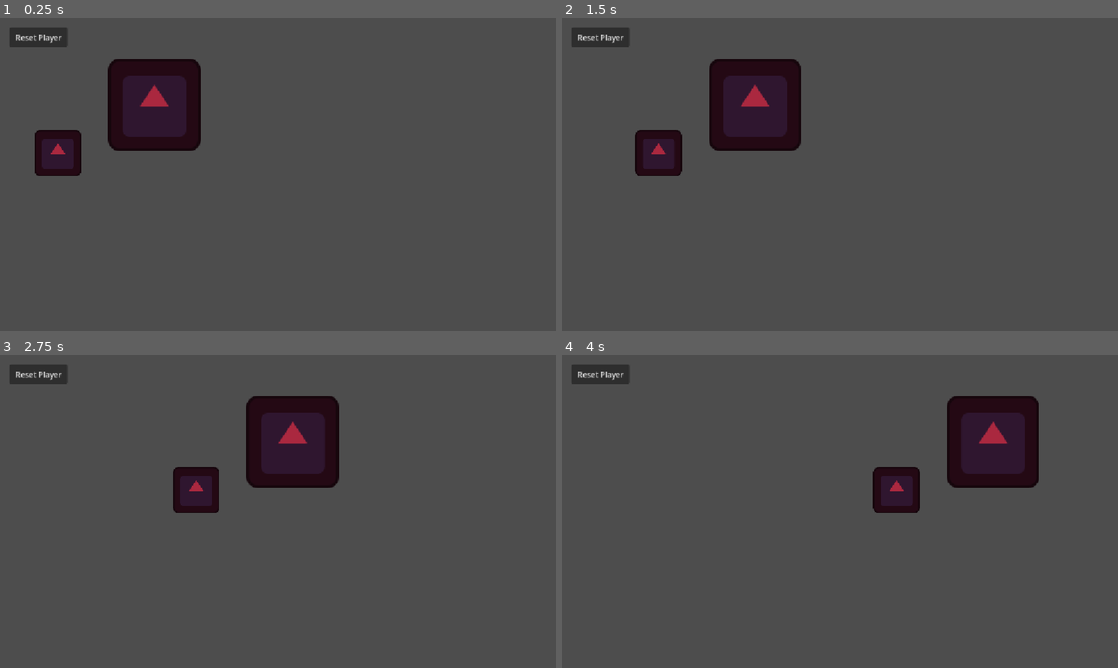
Above: before the commit, frames 1-4 (two rows, left to right).
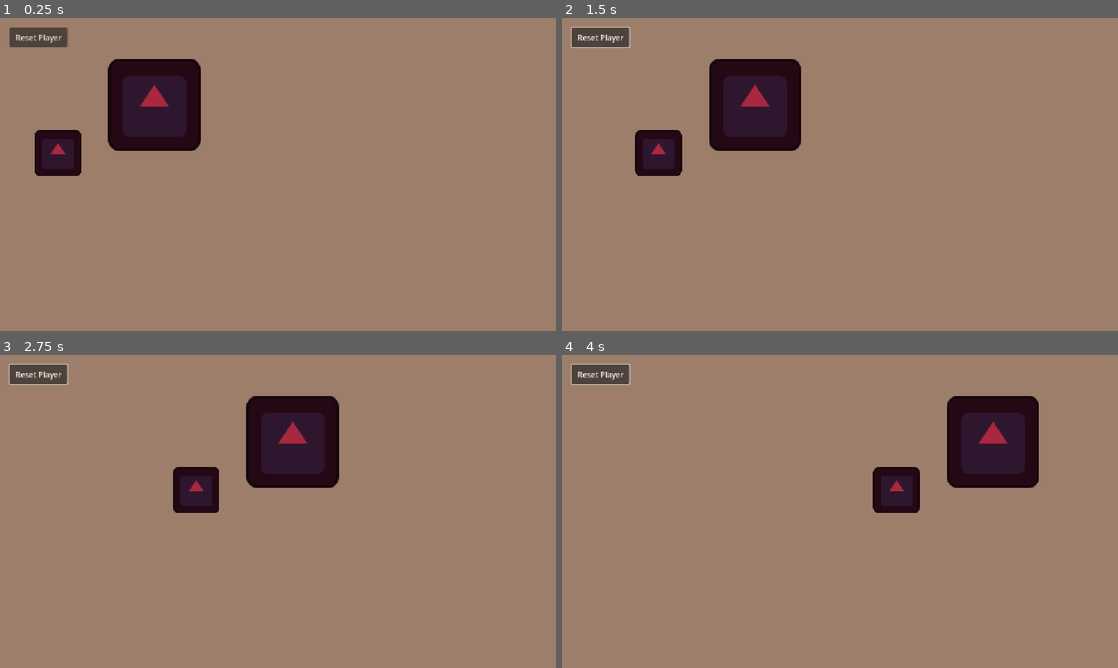
Above: after the commit, the same moments.

Repository: metinsut/godot-learning
Game: Godot game, scene res://lessons/lesson_01/lesson_01.tscn
Same seed, same stepped clock (60 frames per second), same inputs: the game is played once before the commit and once after it. The engine's default icon, where the game draws it, is replaced by a stand-in: a white triangle on a blue panel in a dark square.
Inputs (mouse positions are in pixels of both pictures, inside the frame that each line leads up to):
- Up to frame 1 (0.25 s): no input
- Up to frame 2 (1.5 s): click "Reset Player" at 0.5 s; move the mouse to (962, 158) at 1.27 s; hold Right (ui_right) from 1.28 s (still down); tap E at 1.35 s; click (962, 158) at 1.42 s
- Up to frame 3 (2.75 s): release Right (ui_right) at 2 s; drag from (166, 527) to (250, 574) at 2.02 s
- Up to frame 4 (4 s): move the mouse to (895, 442) at 2.77 s; hold Right (ui_right) 2.78-3.5 s; tap Tab at 2.85 s; drag from (812, 574) to (673, 464) at 3.52 s

The runs differ from the first frame. In frame 1, 94% of the frame differs, in the area x 0-100%, y 0-100%; in frame 2, 94%; in frame 3, 94%; in frame 4, 94%.

Commit message:
add child nodes

Diff:
--- a/lessons/lesson_01/lesson_01.tscn
+++ b/lessons/lesson_01/lesson_01.tscn
@@ -3,6 +3,17 @@
 [ext_resource type="PackedScene" uid="uid://b2wkqyp0cymy1" path="res://lessons/lesson_01/player.tscn" id="1_w4oya"]
 
 [node name="Lesson01" type="Node2D" unique_id=216094748]
+
+[node name="Background" type="ColorRect" parent="." unique_id=1819625531]
+custom_minimum_size = Vector2(100, 100)
+anchors_preset = 15
+anchor_right = 1.0
+anchor_bottom = 1.0
+offset_right = 1152.0
+offset_bottom = 648.0
+grow_horizontal = 2
+grow_vertical = 2
+color = Color(0.60944176, 0.4938358, 0.4175895, 1)
 
 [node name="Player" parent="." unique_id=1627025099 instance=ExtResource("1_w4oya")]
 position = Vector2(320, 180)
@@ -20,3 +31,4 @@
 scale = Vector2(0.75, 0.75)
 
 [connection signal="pressed" from="ResetButton" to="Player" method="_on_reset_button_pressed"]
+[connection signal="pressed" from="ResetButton" to="Player2" method="_on_reset_button_pressed"]
--- a/lessons/lesson_01/player2.tscn
+++ /dev/null
@@ -1,13 +0,0 @@
-[gd_scene format=3 uid="uid://588j3i0ajs2j"]
-
-[ext_resource type="Script" uid="uid://bufm5q322axn0" path="res://lessons/lesson_01/player.gd" id="1_m3hev"]
-[ext_resource type="Resource" uid="uid://ckt7dxk0ntlek" path="res://lessons/lesson_01/player_config.tres" id="2_xen7b"]
-[ext_resource type="Texture2D" uid="uid://8bpmpq2wk6tq" path="res://icon.svg" id="3_67lsy"]
-
-[node name="Player" type="Node2D" unique_id=1627025099]
-script = ExtResource("1_m3hev")
-config = ExtResource("2_xen7b")
-
-[node name="Body" type="Sprite2D" parent="." unique_id=1973291950]
-modulate = Color(0.66420865, 0.15682766, 0.24879918, 1)
-texture = ExtResource("3_67lsy")
